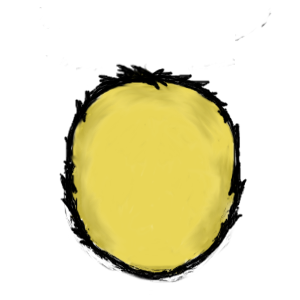
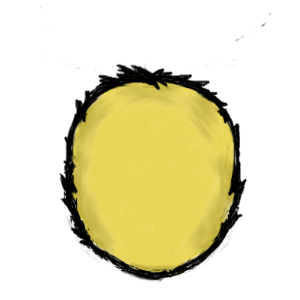
Layers edited between the first and the second 300x300 image:
painted on "Layer #2" over box(64, 207, 201, 283)
